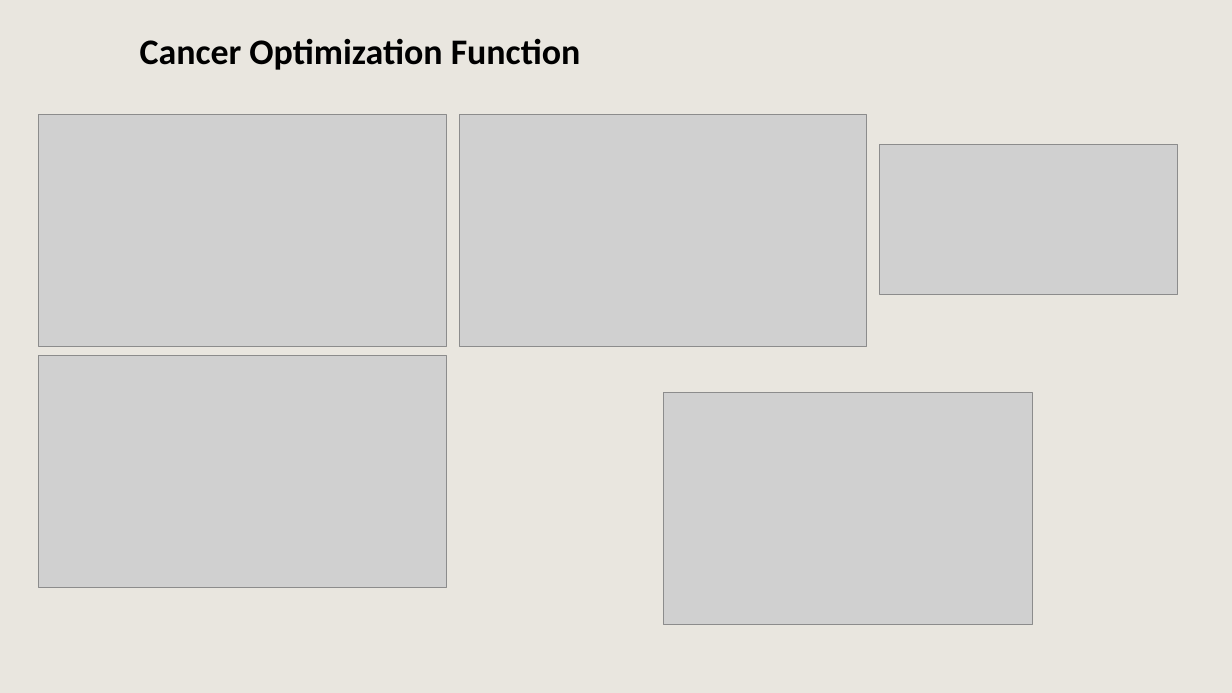
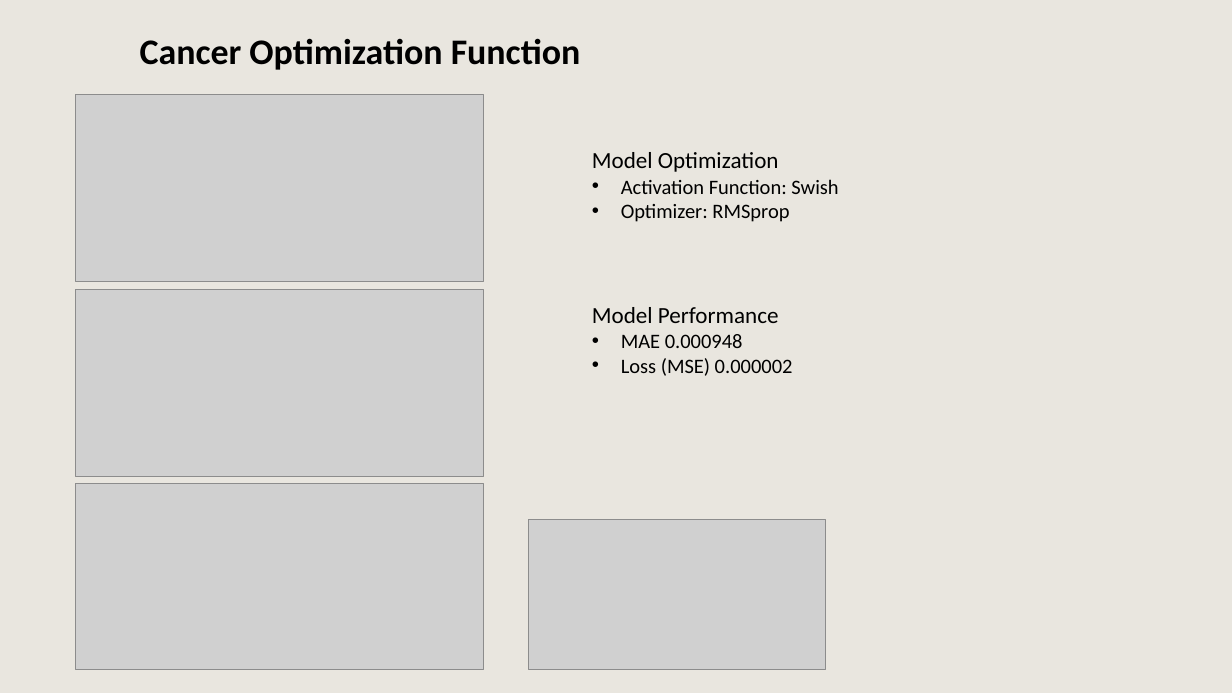
Before and after one commit to EricCroston/Physical_Social_Health_Predictors, a slide deck: slide 9 of Physical and Social Predictors of Health Presentation Eric.pptx (slide 6 before the commit). Drawn at 1232x693 pixels with LibreOffice and Linux fonts; fonts in the diff are those of the drawing; grey boxes stand for pictures; background and template pictures are left out. Boxes give left, top, right and bottom in pixels: in the first picture for what was removed or moved away, otherwise in the second. Text is boxed around its words. In the diff, an @@ line names an element or a change of style, - is before the commit and + after.

```diff
--- a/Physical and Social Predictors of Health Presentation Eric.pptx
+++ b/Physical and Social Predictors of Health Presentation Eric.pptx
@@ picture: place and size @@
-picture at box(39, 115, 446, 347)
+picture at box(76, 94, 483, 282)
@@ text added at box(592, 152, 838, 222), 16 pt, text #000000 @@
+Model Optimization
+• Activation Function: Swish
+• Optimizer: RMSprop
@@ picture: place and size @@
-picture at box(39, 356, 446, 588)
+picture at box(76, 289, 483, 477)
@@ text added at box(592, 307, 793, 376), 16 pt, text #000000 @@
+Model Performance
+• MAE 0.000948
+• Loss (MSE) 0.000002
@@ picture removed at box(664, 393, 1033, 625) @@
@@ picture: place and size @@
-picture at box(459, 115, 867, 347)
+picture at box(76, 484, 483, 670)
@@ picture: place and size @@
-picture at box(880, 144, 1177, 295)
+picture at box(529, 519, 826, 670)
```
Also in this commit, not shown: 2 other slides changed, 4 slides added, 9 slides removed, 1 other file.
